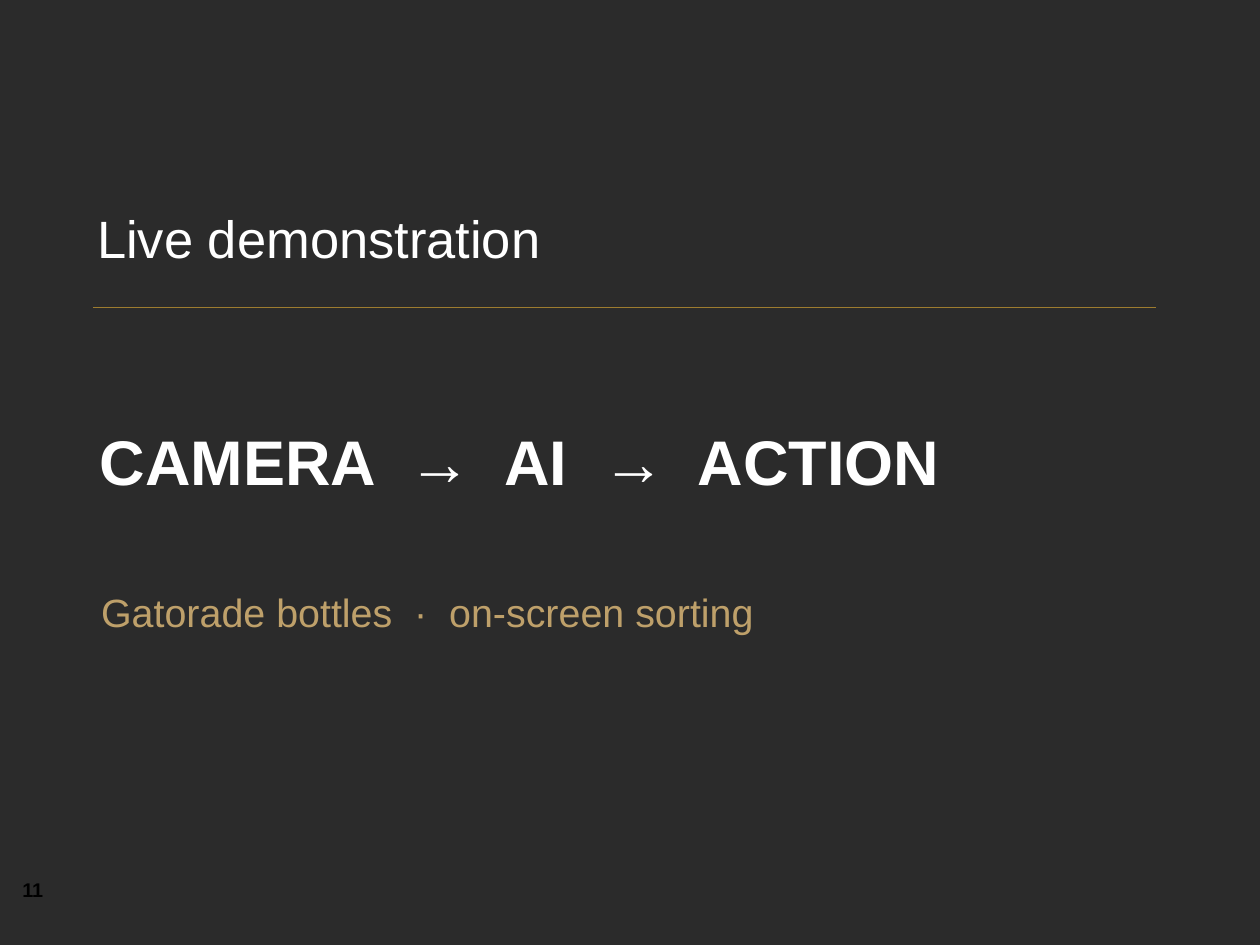
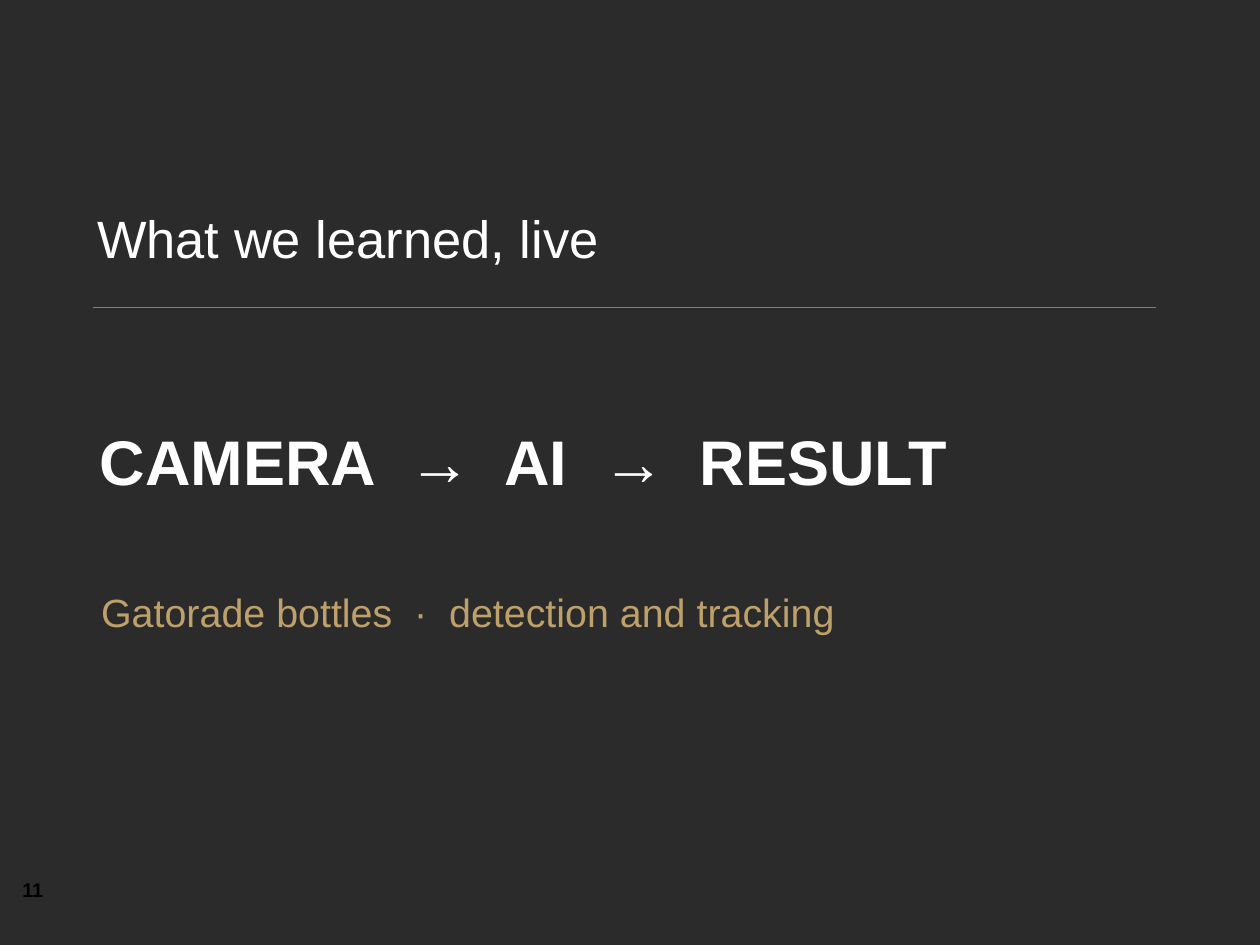
Before and after one commit to YeChamo/part-tracking-demo-ualr, a slide deck: slide 11 of docs/presentation/Engineering_at_The_Kinetic_Group.pptx. Drawn at 1260x945 pixels with LibreOffice and Linux fonts; fonts in the diff are those of the drawing; background and template pictures are left out; a plain dark background stands for a picture behind light text. Boxes give left, top, right and bottom in pixels: in the first picture for what was removed or moved away, otherwise in the second. Text is boxed around its words. In the diff, an @@ line names an element or a change of style, - is before the commit and + after.

```diff
--- a/docs/presentation/Engineering_at_The_Kinetic_Group.pptx
+++ b/docs/presentation/Engineering_at_The_Kinetic_Group.pptx
@@ text at [97,220,599,265]: text changed @@
-Live demonstration
+What we learned, live
@@ text at [100,441,947,486]: text changed @@
-CAMERA → AI → ACTION
+CAMERA → AI → RESULT
@@ text at [101,598,835,635]: text changed @@
-Gatorade bottles · on-screen sorting
+Gatorade bottles · detection and tracking
```
Also in this commit, not shown: 9 other slides changed, 1 slide added, 1 slide removed, 7 other files.
